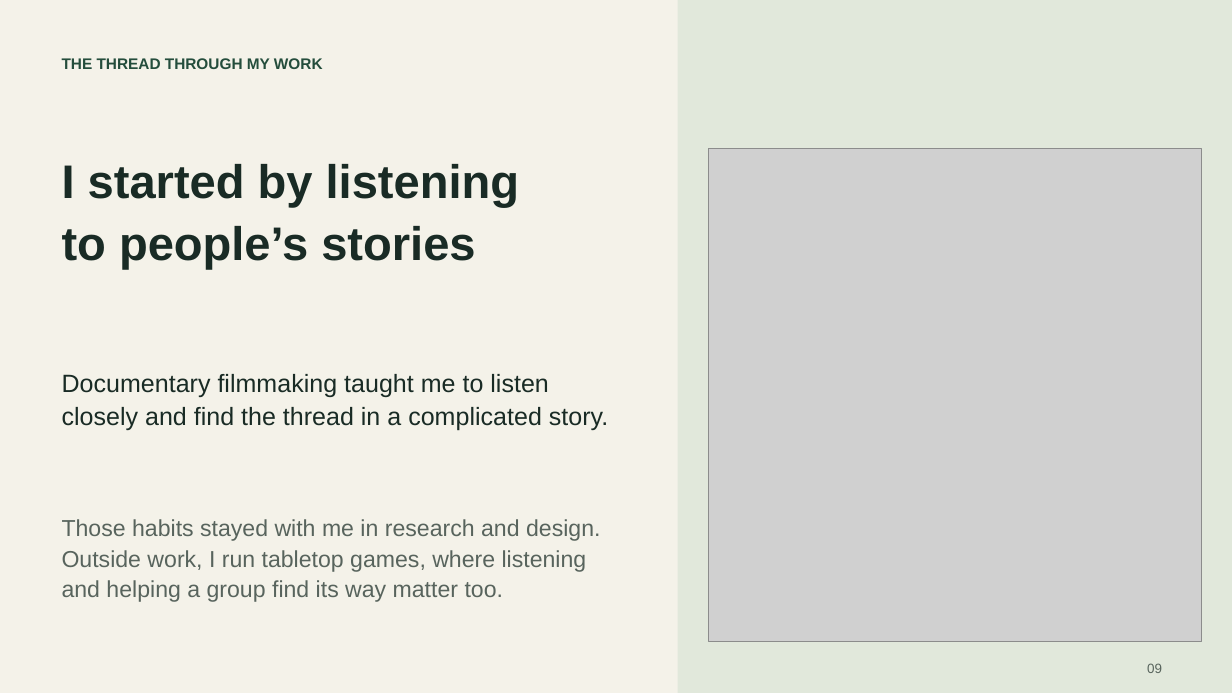
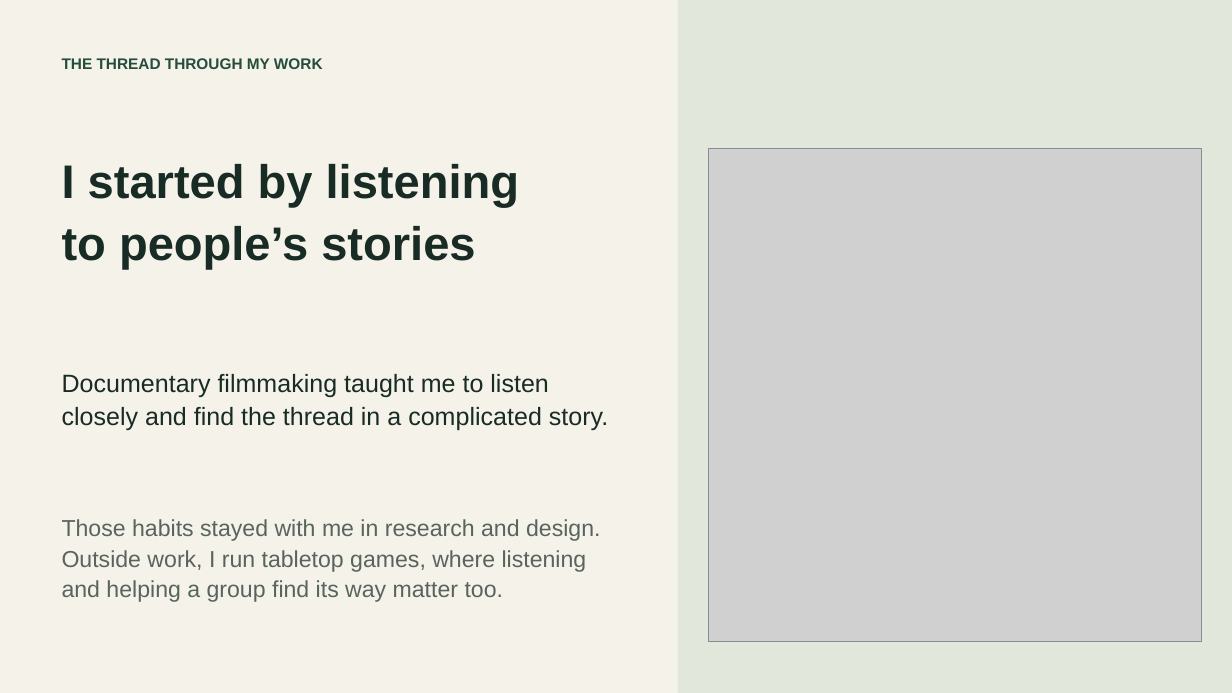
Before and after one commit to JonathanKHobson/portfolio, a slide deck: slide 13 of downloads/design/kyle-hobson-design-deck.pptx (slide 9 before the commit). Drawn at 1232x693 pixels with LibreOffice and Linux fonts; fonts in the diff are those of the drawing; grey boxes stand for pictures. Boxes give left, top, right and bottom in pixels: in the first picture for what was removed or moved away, otherwise in the second. Text is boxed around its words. In the diff, an @@ line names an element or a change of style, - is before the commit and + after.

```diff
--- a/downloads/design/kyle-hobson-design-deck.pptx
+++ b/downloads/design/kyle-hobson-design-deck.pptx
@@ text removed at bbox=[1147, 663, 1162, 673] @@
-09
```
Also in this commit, not shown: 5 other slides changed, 4 slides added, 35 other files.
